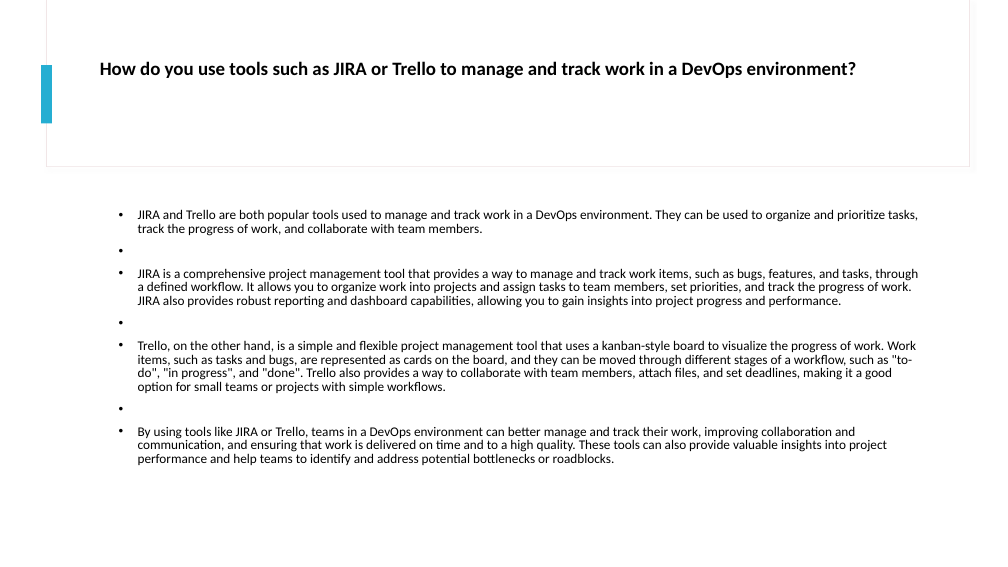
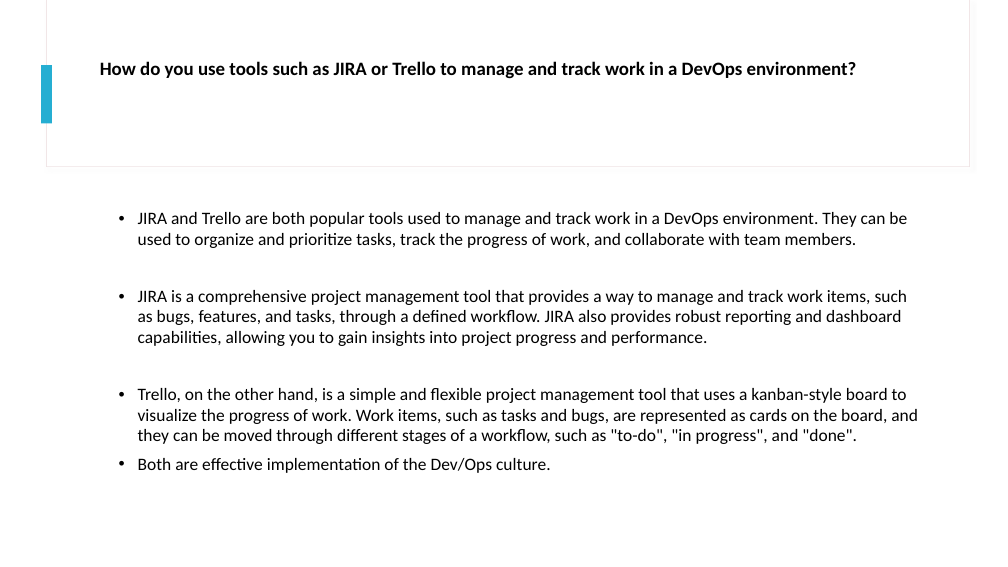
Before and after one commit to MasumMazid/Presentation_Ally_CI_CD, a slide deck: slide 11 of CI.CD.pptx. Drawn at 1008x567 pixels with LibreOffice and Linux fonts; fonts in the diff are those of the drawing. Boxes give left, top, right and bottom in pixels: in the first picture for what was removed or moved away, otherwise in the second. Text is boxed around its words. In the diff, an @@ line names an element or a change of style, - is before the commit and + after.

```diff
--- a/CI.CD.pptx
+++ b/CI.CD.pptx
@@ text at bbox=[138, 212, 907, 248]: size 12.6 to 16.6 pt in "JIRA and Trello are both popular tools ..."; line spacing 0.87 to 0.97 @@
@@ text at bbox=[138, 290, 918, 473]: text changed; size 12.6 to 16.6 pt @@
-• JIRA is a comprehensive project management tool that provides a way to manage and track work items, such as bugs, features, and tasks, through a defined workflow. It allows you to organize work into projects and assign tasks to team members, set priorities, and track the progress of work. JIRA also provides robust reporting and dashboard capabilities, allowing you to gain insights into project progress and performance.
-• Trello, on the other hand, is a simple and flexible project management tool that uses a kanban-style board to visualize the progress of work. Work items, such as tasks and bugs, are represented as cards on the board, and they can be moved through different stages of a workflow, such as "to-do", "in progress", and "done". Trello also provides a way to collaborate with team members, attach files, and set deadlines, making it a good option for small teams or projects with simple workflows.
-• By using tools like JIRA or Trello, teams in a DevOps environment can better manage and track their work, improving collaboration and communication, and ensuring that work is delivered on time and to a high quality. These tools can also provide valuable insights into project performance and help teams to identify and address potential bottlenecks or roadblocks.
+• JIRA is a comprehensive project management tool that provides a way to manage and track work items, such as bugs, features, and tasks, through a defined workflow. JIRA also provides robust reporting and dashboard capabilities, allowing you to gain insights into project progress and performance.
+• Trello, on the other hand, is a simple and flexible project management tool that uses a kanban-style board to visualize the progress of work. Work items, such as tasks and bugs, are represented as cards on the board, and they can be moved through different stages of a workflow, such as "to-do", "in progress", and "done".
+• Both are effective implementation of the Dev/Ops culture.
```
Also in this commit, not shown: 6 other slides changed.
